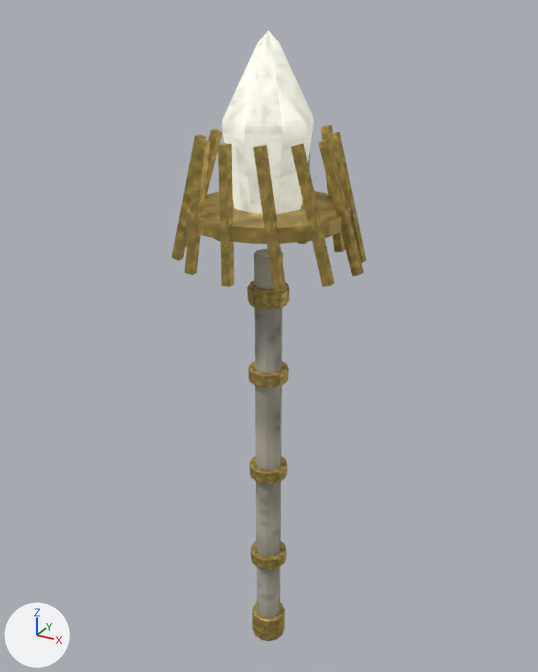
The Blender file assets/models/source/staff-radiance-master.blend, before and after one commit.
Camera for both pictures: a camera (50 mm lens) standing at (1.032, -1.873, 1.326) and looking at (-0.027, 0.053, 0.363). Every picture has the same lights, and +X, +Y and +Z are marked at lower left. The first picture is the older version.

Script lines for the objects in view, before the commit:
```python
ob_core = bpy.data.objects.new('core', me_core)
ob_core.location = (0.0, 0.0, 0.997)
ob_daybreak0 = bpy.data.objects.new('daybreak0', me_daybreak0)
ob_daybreak0.location = (0.23, 0.0, 0.82)
ob_daybreak1 = bpy.data.objects.new('daybreak1', me_daybreak1)
ob_daybreak1.location = (0.199, -0.115, 0.82)
ob_daybreak11 = bpy.data.objects.new('daybreak11', me_daybreak11)
ob_daybreak11.location = (0.199, 0.115, 0.82)
ob_daybreak2 = bpy.data.objects.new('daybreak2', me_daybreak2)
ob_daybreak2.location = (0.115, -0.199, 0.82)
ob_daybreak3 = bpy.data.objects.new('daybreak3', me_daybreak3)
ob_daybreak3.location = (0.0, -0.23, 0.82)
ob_daybreak4 = bpy.data.objects.new('daybreak4', me_daybreak4)
ob_daybreak4.location = (-0.115, -0.199, 0.82)
ob_halo = bpy.data.objects.new('halo', me_halo)
ob_halo.location = (0.0, 0.0, 0.78)
ob_shaft = bpy.data.objects.new('shaft', me_shaft)
ob_shaft.location = (0.0, 0.0, -0.08)
# also in view: 'pommel' at (0.0, 0.0, -0.77); 'daybreak5' at (-0.199, -0.115, 0.82)
```
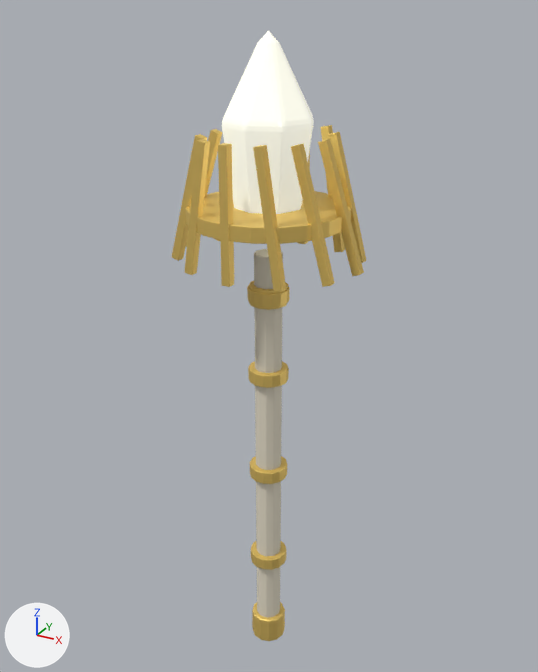
Diff of the bpy script that builds the scene:
```diff
--- a/assets/models/source/staff-radiance-master.blend.py
+++ b/assets/models/source/staff-radiance-master.blend.py
@@ mat_magenheim_radiance_ivory @@
 n0 = _N.new('ShaderNodeBsdfPrincipled'); n0.name = 'Principled BSDF'
+n0.inputs[0].default_value = (0.78, 0.72, 0.58, 1.0)  # 'Base Color', pale yellow #e5ddc8
 n0.inputs[1].default_value = 0.03  # 'Metallic'
@@ mat_magenheim_radiance_ivory @@
 n1 = _N.new('ShaderNodeOutputMaterial'); n1.name = 'Material Output'
-n2 = _N.new('ShaderNodeTexImage'); n2.name = 'Image Texture'
-n2.image = img_magenheim_surface_bone
-n3 = _N.new('ShaderNodeMixRGB'); n3.name = 'Mix (Legacy)'
-n3.blend_type = 'MULTIPLY'
-n3.inputs[0].default_value = 1.0  # 'Factor'
-n3.inputs[2].default_value = (0.78, 0.72, 0.58, 1.0)  # 'Color2', pale yellow #e5ddc8
 _L.new(n0.outputs[0], n1.inputs[0])  # 'BSDF' to 'Surface'
-_L.new(n2.outputs[0], n3.inputs[1])  # 'Color' to 'Color1'
-_L.new(n3.outputs[0], n0.inputs[0])  # 'Color' to 'Base Color'
@@ mat_magenheim_radiance_gold @@
 n0 = _N.new('ShaderNodeBsdfPrincipled'); n0.name = 'Principled BSDF'
+n0.inputs[0].default_value = (0.9, 0.65, 0.18, 1.0)  # 'Base Color', yellow #f3d376
 n0.inputs[1].default_value = 0.68  # 'Metallic'
@@ mat_magenheim_radiance_gold @@
 n1 = _N.new('ShaderNodeOutputMaterial'); n1.name = 'Material Output'
-n2 = _N.new('ShaderNodeTexImage'); n2.name = 'Image Texture'
-n2.image = img_magenheim_surface_metal
-n3 = _N.new('ShaderNodeMixRGB'); n3.name = 'Mix (Legacy)'
-n3.blend_type = 'MULTIPLY'
-n3.inputs[0].default_value = 1.0  # 'Factor'
-n3.inputs[2].default_value = (0.9, 0.65, 0.18, 1.0)  # 'Color2', yellow #f3d376
 _L.new(n0.outputs[0], n1.inputs[0])  # 'BSDF' to 'Surface'
-_L.new(n2.outputs[0], n3.inputs[1])  # 'Color' to 'Color1'
-_L.new(n3.outputs[0], n0.inputs[0])  # 'Color' to 'Base Color'
@@ mat_magenheim_radiance_radiance_white_crystal @@
 n0 = _N.new('ShaderNodeBsdfPrincipled'); n0.name = 'Principled BSDF'
+n0.inputs[0].default_value = (1.0, 0.99, 0.86, 1.0)  # 'Base Color', white #fffeef
 n0.inputs[1].default_value = 0.01  # 'Metallic'
@@ mat_magenheim_radiance_radiance_white_crystal @@
 n1 = _N.new('ShaderNodeOutputMaterial'); n1.name = 'Material Output'
-n2 = _N.new('ShaderNodeTexImage'); n2.name = 'Image Texture'
-n2.image = img_magenheim_surface_crystal
-n3 = _N.new('ShaderNodeMixRGB'); n3.name = 'Mix (Legacy)'
-n3.blend_type = 'MULTIPLY'
-n3.inputs[0].default_value = 1.0  # 'Factor'
-n3.inputs[2].default_value = (1.0, 0.99, 0.86, 1.0)  # 'Color2', white #fffeef
 _L.new(n0.outputs[0], n1.inputs[0])  # 'BSDF' to 'Surface'
-_L.new(n2.outputs[0], n3.inputs[1])  # 'Color' to 'Color1'
-_L.new(n3.outputs[0], n0.inputs[0])  # 'Color' to 'Base Color'
```

Pixel boxes (x1, y1, x2, y2) of what changed, in the pictures (538 x 672 px):
'core', surface changed
    both: (222, 31, 314, 214)
'shaft', surface changed (lighter)
    both: (254, 249, 283, 618)
'halo', surface changed (lighter)
    both: (185, 191, 351, 244)
'daybreak2', surface changed (lighter)
    both: (253, 145, 286, 291)
'daybreak1', surface changed (lighter)
    both: (291, 143, 335, 287)
'daybreak3', surface changed (lighter)
    both: (218, 143, 234, 287)
'daybreak0', surface changed (lighter)
    both: (318, 139, 364, 276)
'daybreak4', surface changed (lighter)
    both: (185, 139, 210, 275)
'daybreak11', surface changed (lighter)
    both: (328, 132, 366, 263)
'daybreak5', surface changed (lighter)
    both: (172, 134, 207, 261)
'pommel', surface changed (lighter)
    both: (252, 602, 285, 641)
'band0.26', surface changed (lighter)
    both: (248, 361, 289, 388)
'band-0.1', surface changed (lighter)
    both: (250, 456, 287, 484)
'band0.53', surface changed (brown to yellow)
    both: (247, 286, 289, 307)
'band-0.46', surface changed (lighter)
    both: (251, 541, 286, 570)
'daybreak6', surface changed
    both: (186, 129, 222, 247)
'daybreak10', surface changed
    both: (321, 125, 345, 252)
'neck', surface changed (brown to yellow)
    both: (249, 281, 288, 310)
'daybreak9', surface changed
    both: (297, 152, 310, 244)
